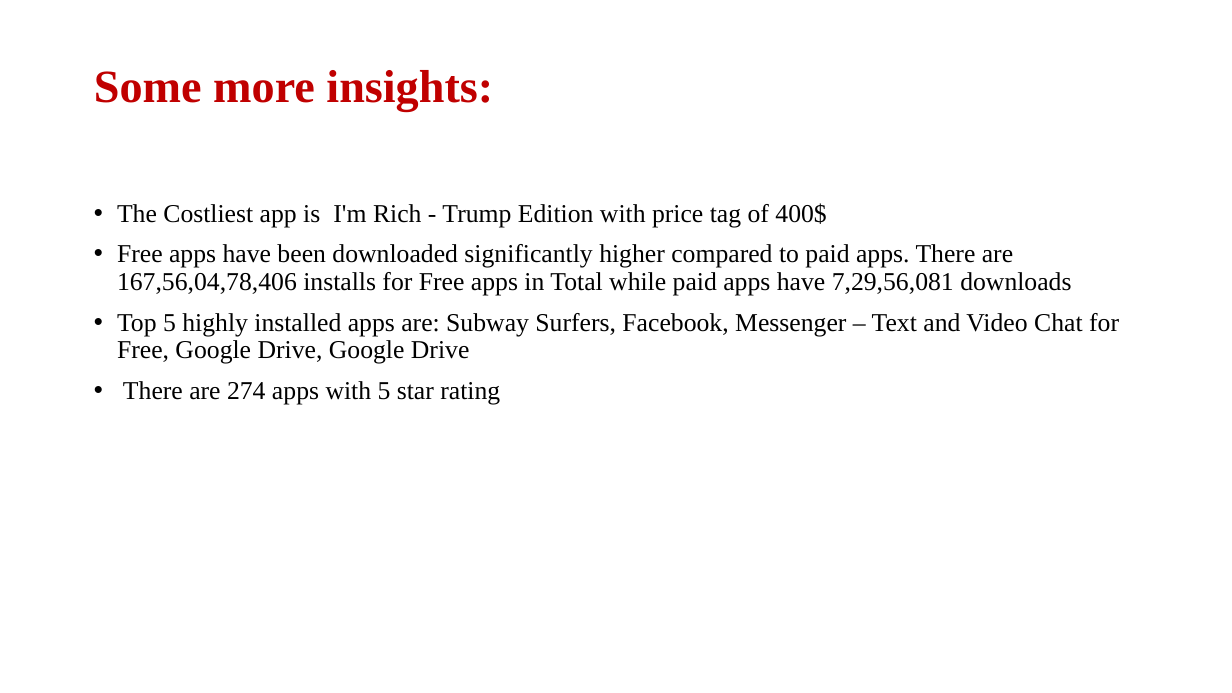
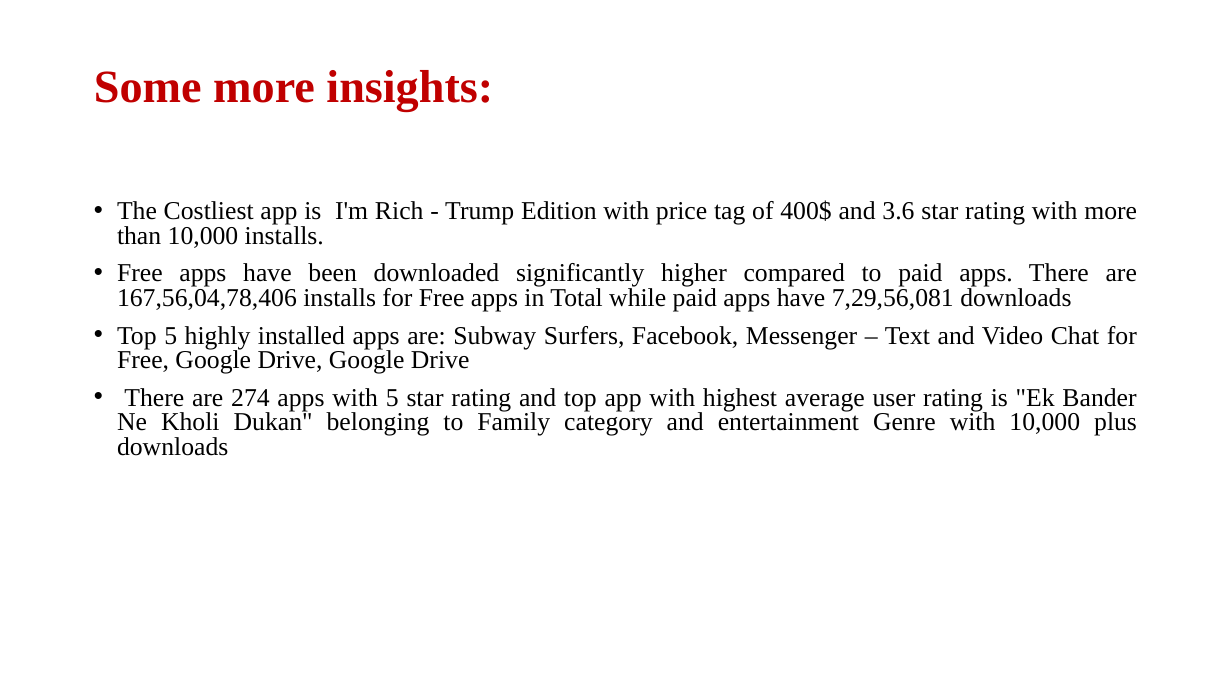
Before and after one commit to Sanjeevhegde009/EDA-Capstone-Project-Playstore-App-Data-Review, a slide deck: slide 16 of Playstore App Reviews.pptx. Drawn at 1232x693 pixels with LibreOffice and Linux fonts; fonts in the diff are those of the drawing. Boxes give left, top, right and bottom in pixels: in the first picture for what was removed or moved away, otherwise in the second. Text is boxed around its words. In the diff, an @@ line names an element or a change of style, - is before the commit and + after.

```diff
--- a/Playstore App Reviews.pptx
+++ b/Playstore App Reviews.pptx
@@ text at <box>117,200,1137,248</box>: text changed @@
-• The Costliest app is I'm Rich - Trump Edition with price tag of 400$
+• The Costliest app is I'm Rich - Trump Edition with price tag of 400$ and 3.6 star rating with more than 10,000 installs.
@@ text at <box>117,263,1137,374</box>: alignment left to justified; line spacing 0.9 to 0.8 @@
@@ text at <box>117,388,1137,456</box>: text changed @@
-• There are 274 apps with 5 star rating
+• There are 274 apps with 5 star rating and top app with highest average user rating is "Ek Bander Ne Kholi Dukan" belonging to Family category and entertainment Genre with 10,000 plus downloads
```
Also in this commit, not shown: 3 other slides changed, 2 other files.
